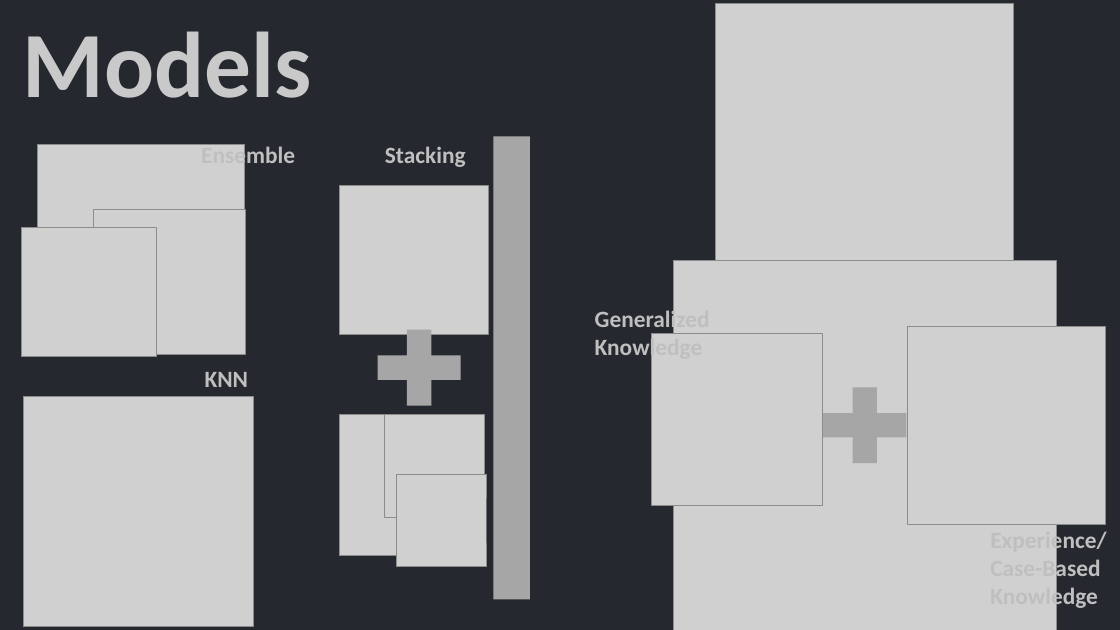
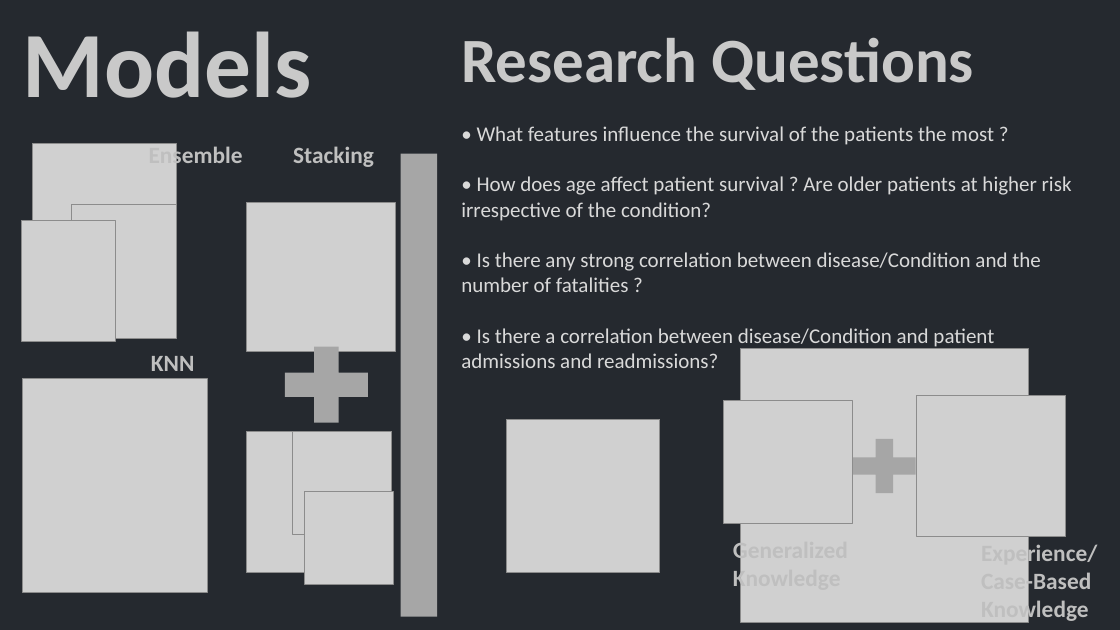
Before and after one commit to abhijeetdtu/Datathon, a slide deck: slide 4 of Documentation/Presentation.pptx. Drawn at 1120x630 pixels with LibreOffice and Linux fonts; fonts in the diff are those of the drawing; grey boxes stand for pictures. Boxes give left, top, right and bottom in pixels: in the first picture for what was removed or moved away, otherwise in the second. Text is boxed around its words. In the diff, an @@ line names an element or a change of style, - is before the commit and + after.

```diff
--- a/Documentation/Presentation.pptx
+++ b/Documentation/Presentation.pptx
@@ text added at <box>461,37,1072,368</box>, 18 pt, text #D9D9D9 @@
+Research Questions
+• What features influence the survival of the patients the most ?
+• How does age affect patient survival ? Are older patients at higher risk irrespective of the condition?
+• Is there any strong correlation between disease/Condition and the number of fatalities ?
+• Is there a correlation between disease/Condition and patient admissions and readmissions?
@@ picture: place and size @@
-picture at <box>38,145,245,342</box>
+picture at <box>33,144,176,328</box>
@@ text "Ensemble": place and size @@
-text "Ensemble" at <box>201,144,295,170</box>
+text "Ensemble" at <box>149,144,243,170</box>
@@ text "Stacking": place and size @@
-text "Stacking" at <box>385,146,466,167</box>
+text "Stacking" at <box>293,146,374,167</box>
@@ 2 pictures, 1 rectangle: place and size @@
-2 pictures, 1 rectangle at <box>385,137,530,599</box>
+2 pictures, 1 rectangle at <box>292,154,437,617</box>
@@ picture: place and size @@
-picture at <box>94,210,245,355</box>
+picture at <box>71,205,176,339</box>
@@ picture: place and size @@
-picture at <box>339,186,488,334</box>
+picture at <box>247,202,396,351</box>
@@ picture: place and size @@
-picture at <box>21,228,156,357</box>
+picture at <box>21,221,115,341</box>
@@ text "KNN": place and size @@
-text "KNN" at <box>205,372,248,387</box>
+text "KNN" at <box>151,356,194,371</box>
@@ plus sign: place and size @@
-plus sign at <box>363,316,476,419</box>
+plus sign at <box>270,334,383,437</box>
@@ picture: place and size @@
-picture at <box>674,261,1057,630</box>
+picture at <box>740,349,1028,623</box>
@@ picture: place and size @@
-picture at <box>24,397,254,627</box>
+picture at <box>23,378,208,592</box>
@@ picture: place and size @@
-picture at <box>716,3,1013,301</box>
+picture at <box>507,419,660,573</box>
@@ picture: place and size @@
-picture at <box>651,334,823,505</box>
+picture at <box>723,401,853,523</box>
@@ picture: place and size @@
-picture at <box>908,327,1106,524</box>
+picture at <box>917,396,1065,537</box>
@@ picture: place and size @@
-picture at <box>339,414,476,555</box>
+picture at <box>247,432,383,573</box>
@@ plus sign: place and size @@
-plus sign at <box>808,374,922,477</box>
+plus sign at <box>842,429,927,503</box>
@@ text "Generalized Knowledge": place and size @@
-text "Generalized Knowledge" at <box>595,307,710,361</box>
+text "Generalized Knowledge" at <box>733,539,848,593</box>
@@ text "Experience/": place and size @@
-text "Experience/" at <box>990,528,1106,610</box>
+text "Experience/" at <box>981,542,1097,624</box>
```
Also in this commit, not shown: 9 other files.
